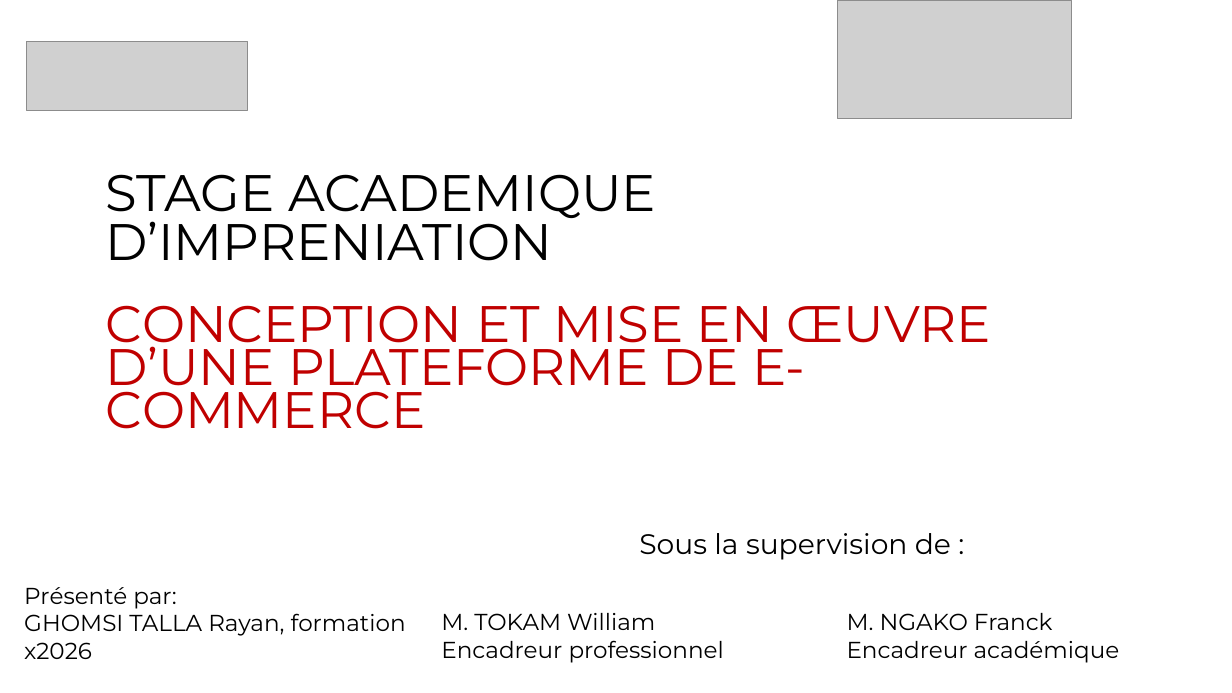
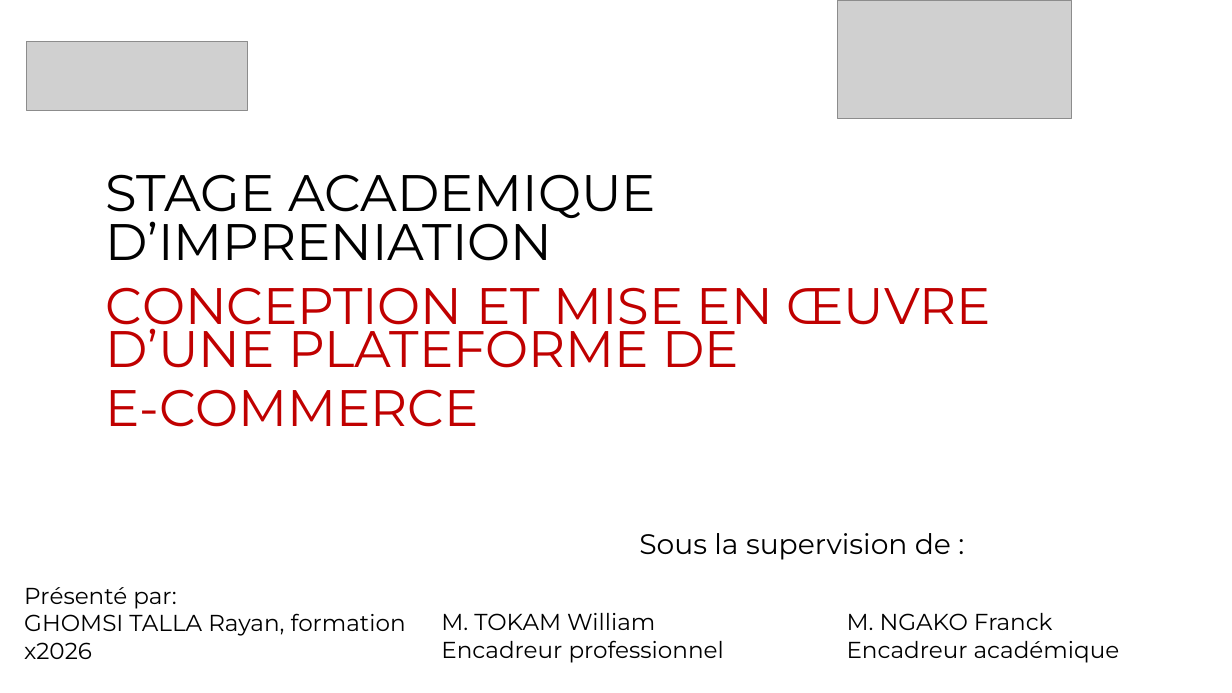
Before and after one commit to rayanghomsi10/Backend_stageX2, a slide deck: slide 1 of STAGE ACADEMIQUE D’IMPRENIATION.pptx. Drawn at 1232x693 pixels with LibreOffice and Linux fonts; fonts in the diff are those of the drawing; grey boxes stand for pictures; background and template pictures are left out. Boxes give left, top, right and bottom in pixels: in the first picture for what was removed or moved away, otherwise in the second. Text is boxed around its words. In the diff, an @@ line names an element or a change of style, - is before the commit and + after.

```diff
--- a/STAGE ACADEMIQUE D’IMPRENIATION.pptx
+++ b/STAGE ACADEMIQUE D’IMPRENIATION.pptx
@@ subtitle at (106, 287, 990, 427): text changed @@
-CONCEPTION ET MISE EN ŒUVRE D’UNE PLATEFORME DE E-COMMERCE
+CONCEPTION ET MISE EN ŒUVRE D’UNE PLATEFORME DE
+E-COMMERCE
```
Also in this commit, not shown: 4 other slides changed, 6 other files.
